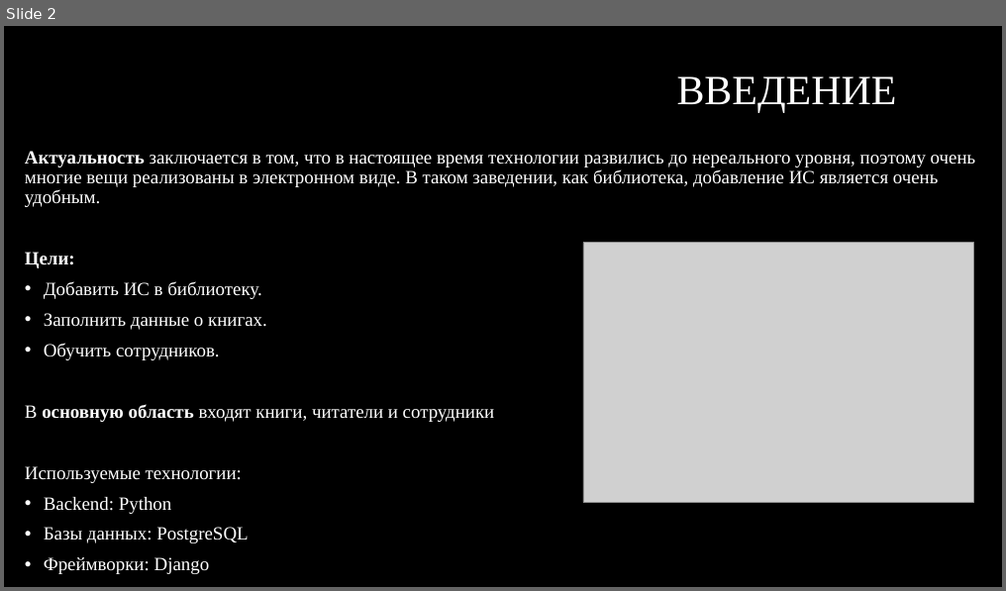
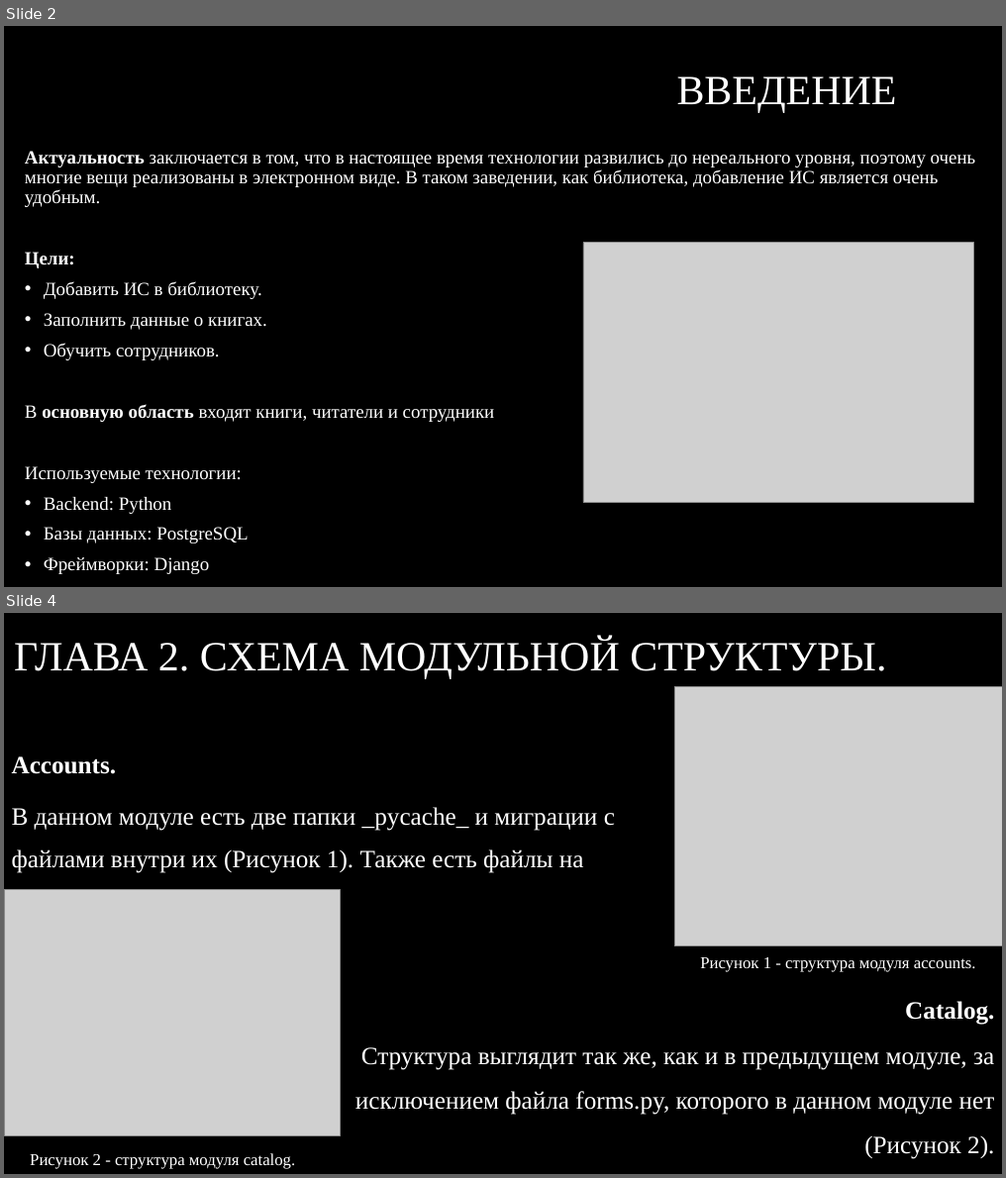
Before and after one commit to n1lhsss/YP04, a slide deck: Презентация Microsoft PowerPoint.pptx. Shown one above the other, each under a label of ours: slide 2 before the commit, slides 2 and 4 after it; the slides between them are not shown. The pictures are 1006x591 and 1006x1178 pixels, drawn with LibreOffice and Linux fonts; fonts in the diff are those of the drawing; grey boxes stand for pictures; background and template pictures are left out. Boxes give left, top, right and bottom in pixels: in the first picture for what was removed or moved away, otherwise in the second. Text is boxed around its words. In the diff, an @@ line names an element or a change of style, - is before the commit and + after.

```diff
--- a/Презентация Microsoft PowerPoint.pptx
+++ b/Презентация Microsoft PowerPoint.pptx
@@ slide 4 added at box(4, 613, 1002, 1174), background #000000 @@
@@ title added at box(14, 638, 886, 678), 40 pt, text #FFFFFF @@
+ГЛАВА 2. СХЕМА МОДУЛЬНОЙ СТРУКТУРЫ.
@@ picture added at box(675, 687, 1002, 947) @@
@@ text added at box(12, 757, 615, 873), 24 pt, text #FFFFFF @@
+Accounts.
+В данном модуле есть две папки _pycache_ и миграции с файлами внутри их (Рисунок 1). Также есть файлы на Python.
@@ picture added at box(4, 890, 341, 1136) @@
@@ text added at box(700, 958, 976, 972), 16 pt, text #FFFFFF @@
+Рисунок 1 - структура модуля accounts.
@@ text added at box(355, 1001, 995, 1159), 24 pt, text #FFFFFF @@
+Catalog.
+Структура выглядит так же, как и в предыдущем модуле, за исключением файла forms.py, которого в данном модуле нет (Рисунок 2).
@@ text added at box(30, 1154, 296, 1169), 16 pt, text #FFFFFF @@
+Рисунок 2 - структура модуля catalog.
```
Also in this commit, not shown: 8 slides changed, 3 other slides added, 2 other files.
